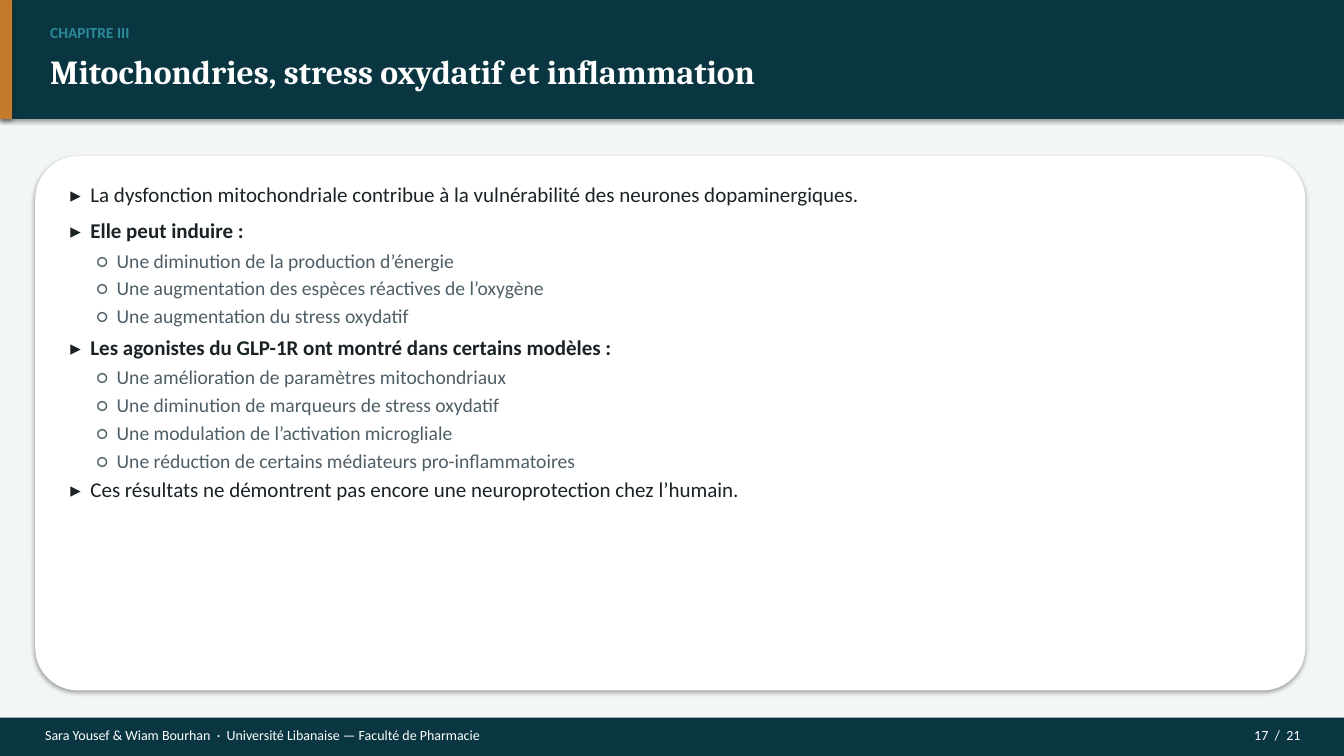
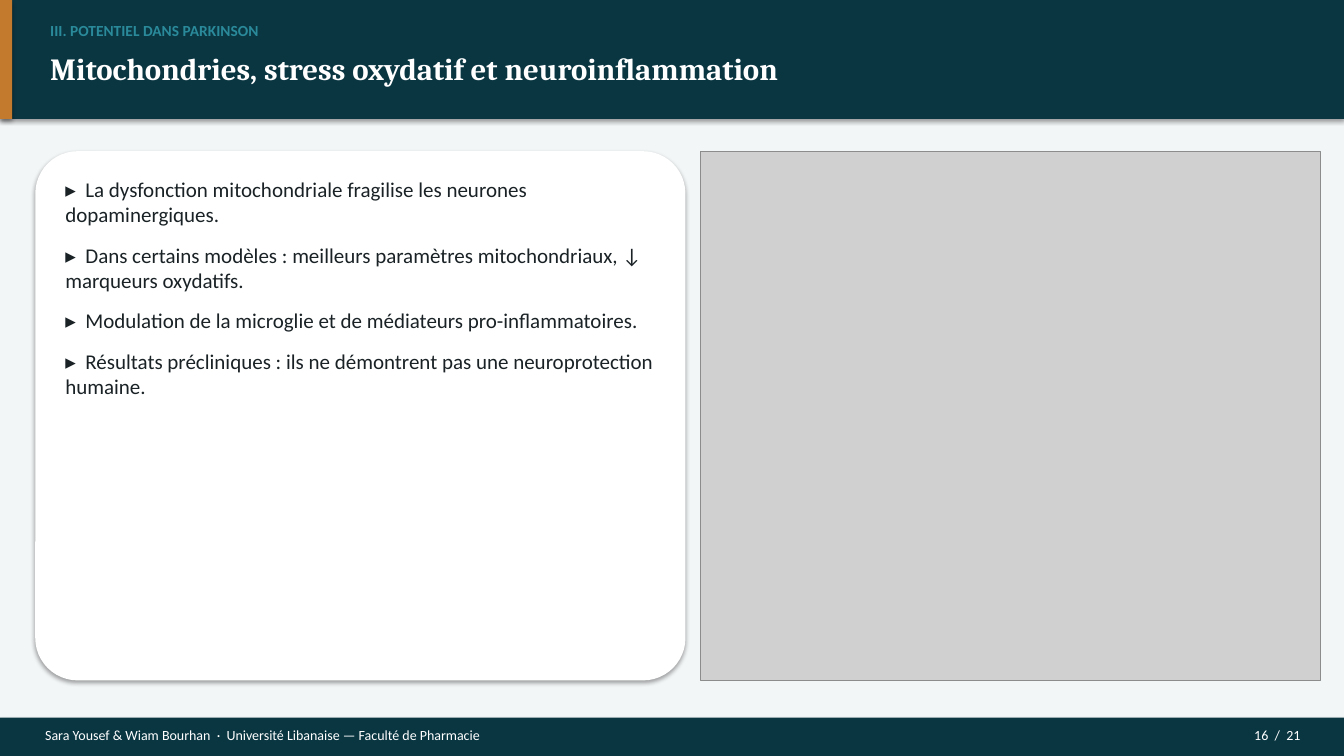
Before and after one commit to Mashtal-Platform/mashtal-platform, a slide deck: slide 16 of docs/presentation/Soutenance_GLP1_Parkinson.pptx (slide 17 before the commit). Drawn at 1344x756 pixels with LibreOffice and Linux fonts; fonts in the diff are those of the drawing; grey boxes stand for pictures. Boxes give left, top, right and bottom in pixels: in the first picture for what was removed or moved away, otherwise in the second. Text is boxed around its words. In the diff, an @@ line names an element or a change of style, - is before the commit and + after.

```diff
--- a/docs/presentation/Soutenance_GLP1_Parkinson.pptx
+++ b/docs/presentation/Soutenance_GLP1_Parkinson.pptx
@@ text at [50,26,259,36]: text changed @@
-CHAPITRE III
+III. POTENTIEL DANS PARKINSON
@@ text at [50,58,778,87]: text changed; size 24 to 22 pt @@
-Mitochondries, stress oxydatif et inflammation
+Mitochondries, stress oxydatif et neuroinflammation
@@ rounded rectangle: place and size @@
-rounded rectangle at [35,156,1306,691]
+rounded rectangle at [35,151,686,681]
@@ picture added at [701,151,1321,681] @@
@@ text at [65,182,652,394]: text changed; size 14 to 15 pt; text colour #4E5E66 to #1A2226 @@
-▸ La dysfonction mitochondriale contribue à la vulnérabilité des neurones dopaminergiques.
-▸ Elle peut induire :
-○ Une diminution de la production d’énergie
-○ Une augmentation des espèces réactives de l’oxygène
-○ Une augmentation du stress oxydatif
-▸ Les agonistes du GLP-1R ont montré dans certains modèles :
-○ Une amélioration de paramètres mitochondriaux
-○ Une diminution de marqueurs de stress oxydatif
-○ Une modulation de l’activation microgliale
-○ Une réduction de certains médiateurs pro-inflammatoires
-▸ Ces résultats ne démontrent pas encore une neuroprotection chez l’humain.
+▸ La dysfonction mitochondriale fragilise les neurones dopaminergiques.
+▸ Dans certains modèles : meilleurs paramètres mitochondriaux, ↓ marqueurs oxydatifs.
+▸ Modulation de la microglie et de médiateurs pro-inflammatoires.
+▸ Résultats précliniques : ils ne démontrent pas une neuroprotection humaine.
@@ text at [1254,730,1300,740]: text changed @@
-17 / 21
+16 / 21
```
Also in this commit, not shown: 13 other slides changed, 7 slides added, 7 slides removed, 22 other files.
